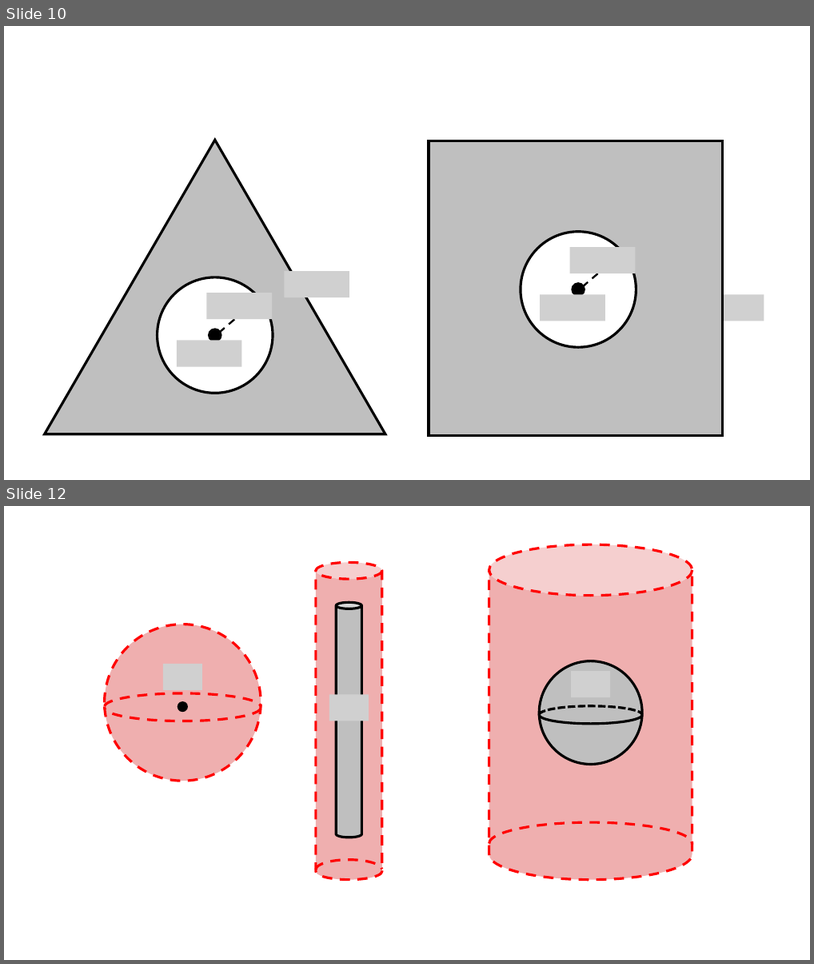
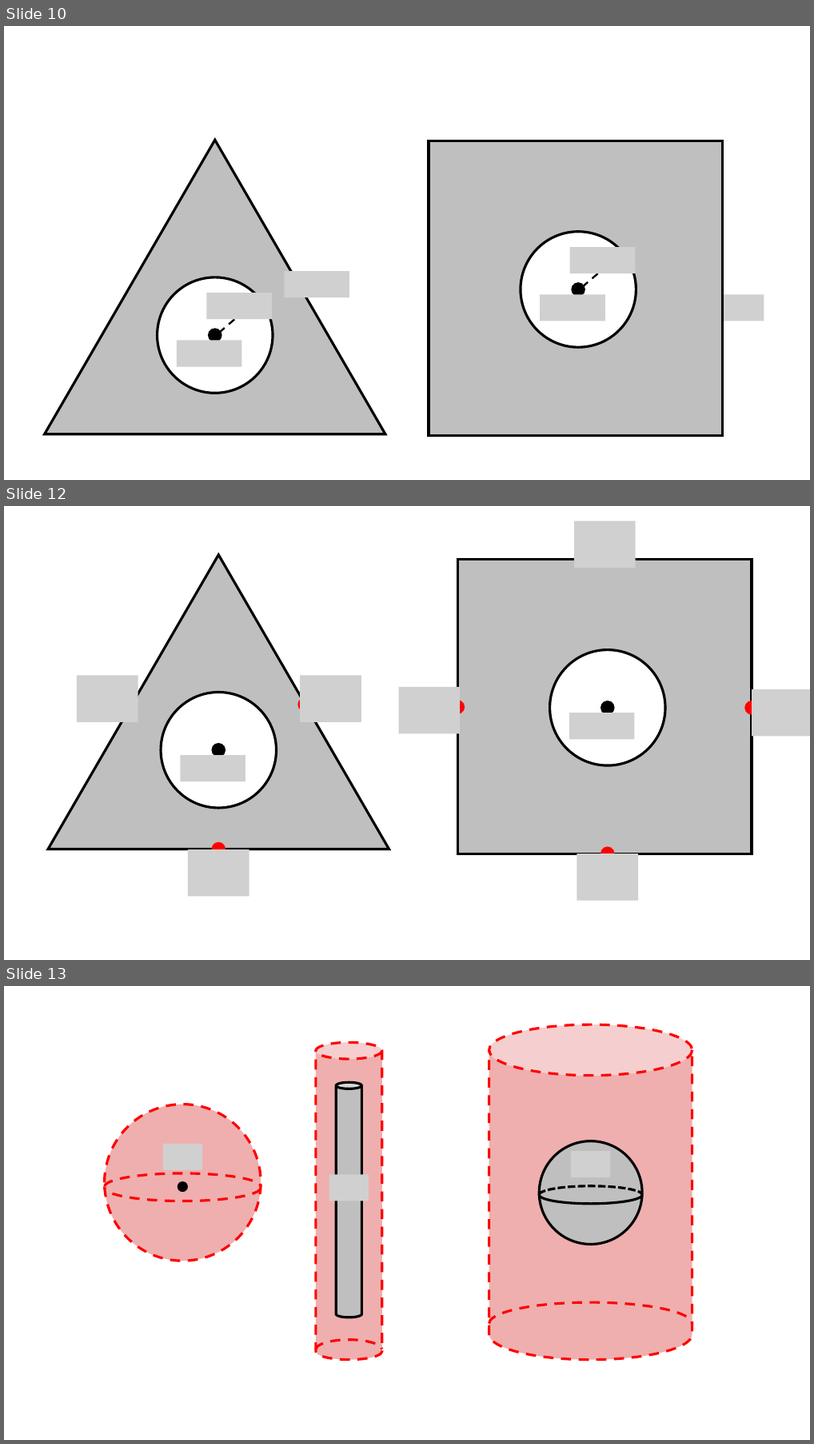
Before and after one commit to OSTP/PhysicsArtofModelling, a slide deck: tex/figures/Gauss/Figures.pptx. Shown one above the other, each under a label of ours: slides 10 and 12 before the commit, slides 10, 12 and 13 after it; the slides between them are not shown. The pictures are 814x964 and 814x1444 pixels, drawn with LibreOffice and Linux fonts; fonts in the diff are those of the drawing; grey boxes stand for pictures. Boxes give left, top, right and bottom in pixels: in the first picture for what was removed or moved away, otherwise in the second. Text is boxed around its words. In the diff, an @@ line names an element or a change of style, - is before the commit and + after.

```diff
--- a/tex/figures/Gauss/Figures.pptx
+++ b/tex/figures/Gauss/Figures.pptx
@@ slide 12 added at [4, 506, 810, 960], background #FFFFFF @@
@@ picture added at [574, 521, 635, 568] @@
@@ triangle added at [48, 555, 390, 849], fill #BFBFBF, outline #000000 3 pt @@
@@ rectangle added at [458, 560, 752, 853], fill #BFBFBF, outline #000000 3 pt @@
@@ ellipse added at [550, 650, 666, 765], fill #FFFFFF, outline #000000 3 pt @@
@@ picture added at [77, 676, 138, 722] @@
@@ ellipse added at [161, 692, 276, 808], fill #FFFFFF, outline #000000 3 pt @@
@@ picture added at [301, 676, 362, 722] @@
@@ picture added at [399, 687, 460, 733] @@
@@ picture added at [752, 689, 810, 736] @@
@@ ellipse added at [299, 698, 310, 710], fill #FF0000, outline #FF0000 3 pt @@
@@ ellipse added at [452, 701, 464, 713], fill #FF0000, outline #FF0000 3 pt @@
@@ picture added at [570, 713, 635, 740] @@
@@ ellipse added at [602, 702, 614, 713], fill #000000, outline #000000 3 pt @@
@@ ellipse added at [746, 702, 758, 713], fill #FF0000, outline #FF0000 3 pt @@
@@ ellipse added at [213, 744, 224, 756], fill #000000, outline #000000 3 pt @@
@@ picture added at [180, 756, 246, 782] @@
@@ picture added at [188, 849, 249, 896] @@
@@ ellipse added at [213, 843, 224, 855], fill #FF0000, outline #FF0000 3 pt @@
@@ picture added at [578, 853, 638, 900] @@
@@ ellipse added at [602, 848, 614, 860], fill #FF0000, outline #FF0000 3 pt @@
@@ what was slide 12 is now slide 13 @@
```
Also in this commit, not shown: 3 slides changed, 3 other slides added, 3 slides removed, 40 other files.
